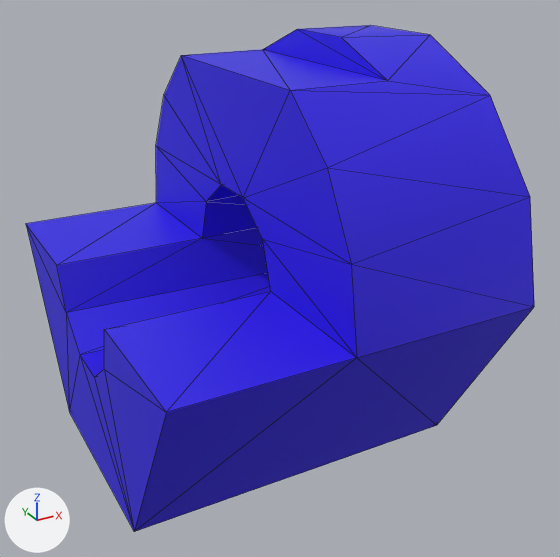
A saved change to the glTF model tut3qn1a.gltf.
Before and after are seen from a 50 mm camera at (-5.18, -10.41, 7.89) aimed at (0.31, -0.42, 2.9). The lights are fixed; the arrows at lower left show +X, +Y and +Z. Mesh edges are drawn as thin lines. Where no turn or scale is listed for an object, it has been applied to the vertices. Vertices at the same position are counted once.

In view in the first picture: 'tut3qn1a(new)'.
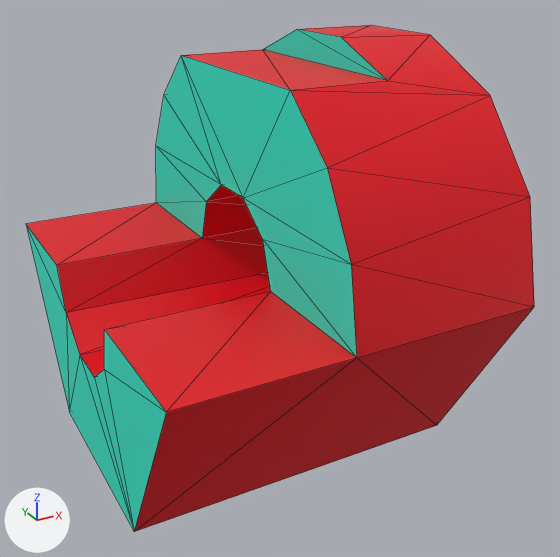
Edits to the bpy script that builds the scene:
```text
Change mat_material_001:
    mat_material_001.base_color: (0.0279, 0.0101, 0.8) -> (0.0218, 0.8, 0.588)  # blue #2f1ae7 -> cyan #29e7ca
Add mat_material_004:
    mat_material_004 = principled_material('Material.004')
    mat_material_004.base_color = (0.8, 0.0, 0.00848)  # red #e70017
Change me_tut3qn1a_new:
    where me_tut3qn1a_new.from_pydata(...)  # 47 vertices, 94 faces; spans x -5.5..0.0, y -3.5..3.5, z -3.03..3.44
    used by ob_tut3qn1a_new; location = (2.7, 0.0, 3.14)
    me_tut3qn1a_new part 1: 53 faces spanning x -5.5..0.0, y -3.5..3.5, z -3.03..3.44 switch from mat_material_001 (blue #2f1ae7) to mat_material_004 (red #e70017)
```

Boxes (x1, y1, x2, y2) around the edits, measured in the pictures (560 x 557 px):
'tut3qn1a(new)', recoloured, surface changed
    both: (26, 25, 534, 532)
